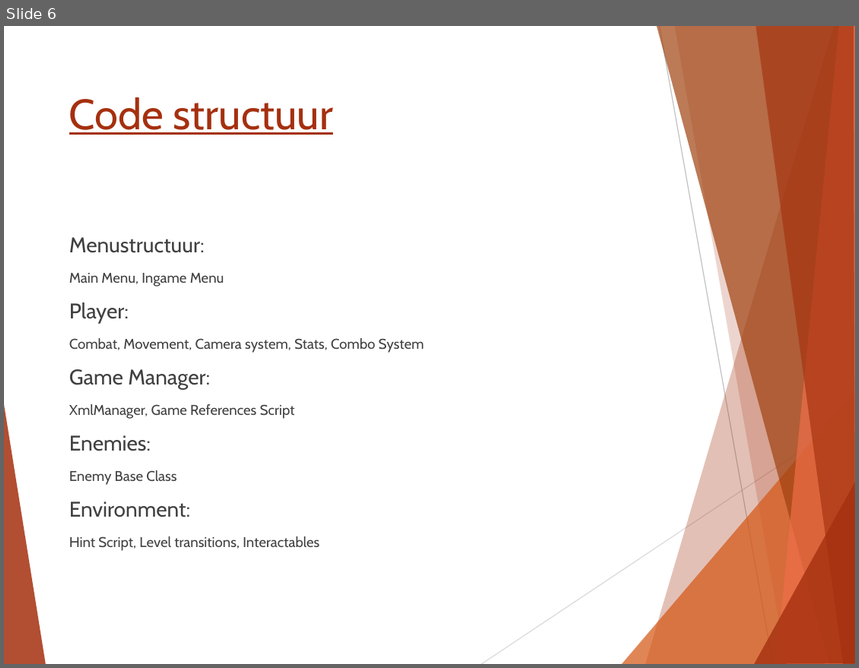
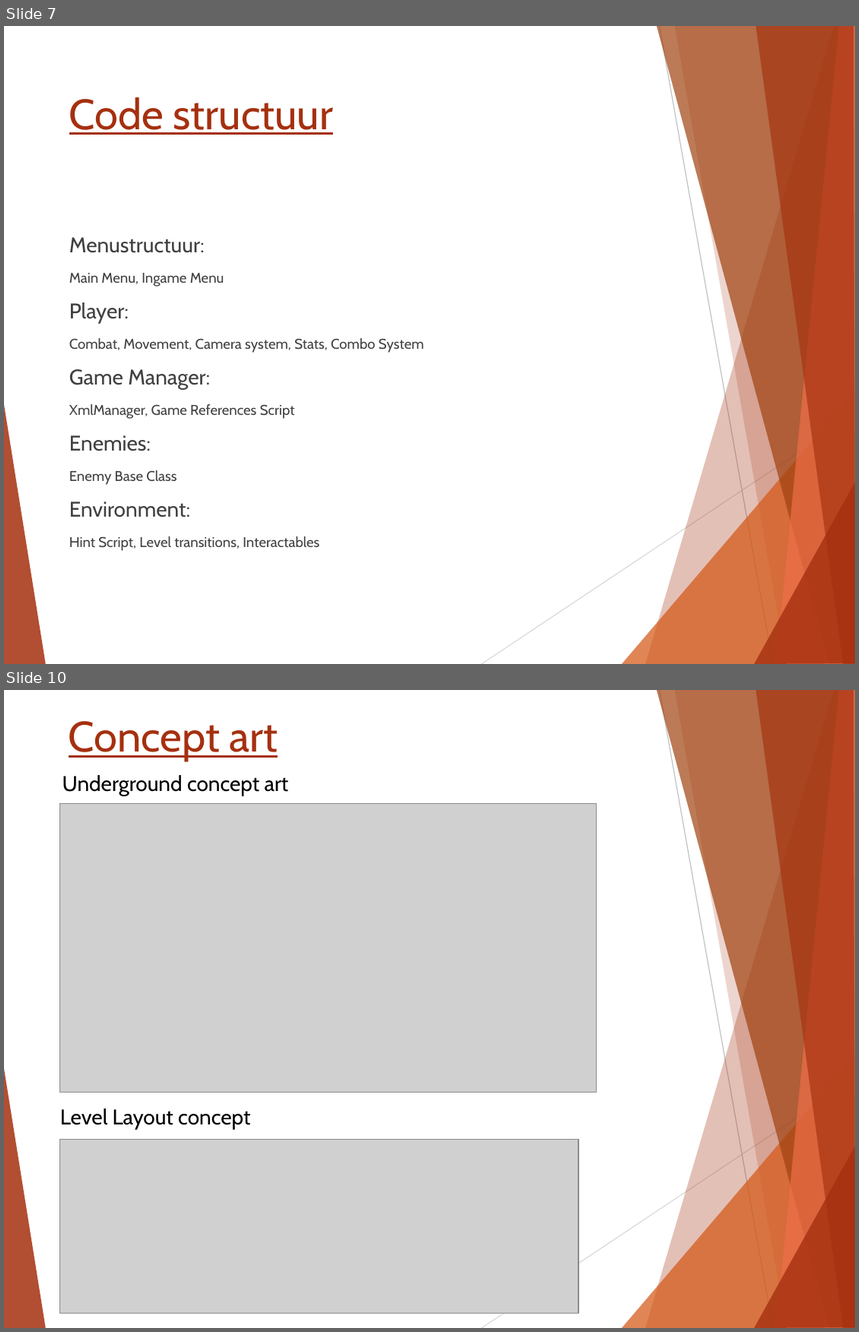
Before and after one commit to Mesmir/GameLabs_Proj1, a slide deck: Project/Presentatie_En_UI/StartPresentatieXeroderma.pptx. Shown one above the other, each under a label of ours: slide 6 before the commit, slides 7 and 10 after it; the slides between them are not shown. The pictures are 859x668 and 859x1332 pixels, drawn with LibreOffice and Linux fonts; fonts in the diff are those of the drawing; grey boxes stand for pictures. Boxes give left, top, right and bottom in pixels: in the first picture for what was removed or moved away, otherwise in the second. Text is boxed around its words. In the diff, an @@ line names an element or a change of style, - is before the commit and + after.

```diff
--- a/Project/Presentatie_En_UI/StartPresentatieXeroderma.pptx
+++ b/Project/Presentatie_En_UI/StartPresentatieXeroderma.pptx
@@ slide 10 added at box(4, 690, 855, 1328), background #FFFFFF; not listed: 10 template elements that a slide beside it also shows @@
@@ title added at box(69, 721, 278, 761), 36 pt, text #A5300F, underline @@
+Concept art
@@ text added at box(63, 775, 289, 796), 18 pt, text #000000 @@
+Underground concept art
@@ picture added at box(60, 803, 597, 1092) @@
@@ text added at box(60, 1109, 250, 1129), 18 pt, text #000000 @@
+Level Layout concept
@@ picture added at box(60, 1139, 579, 1313) @@
@@ what was slide 6 is now slide 7 @@
```
Also in this commit, not shown: 6 other slides added, 1 slide removed.
